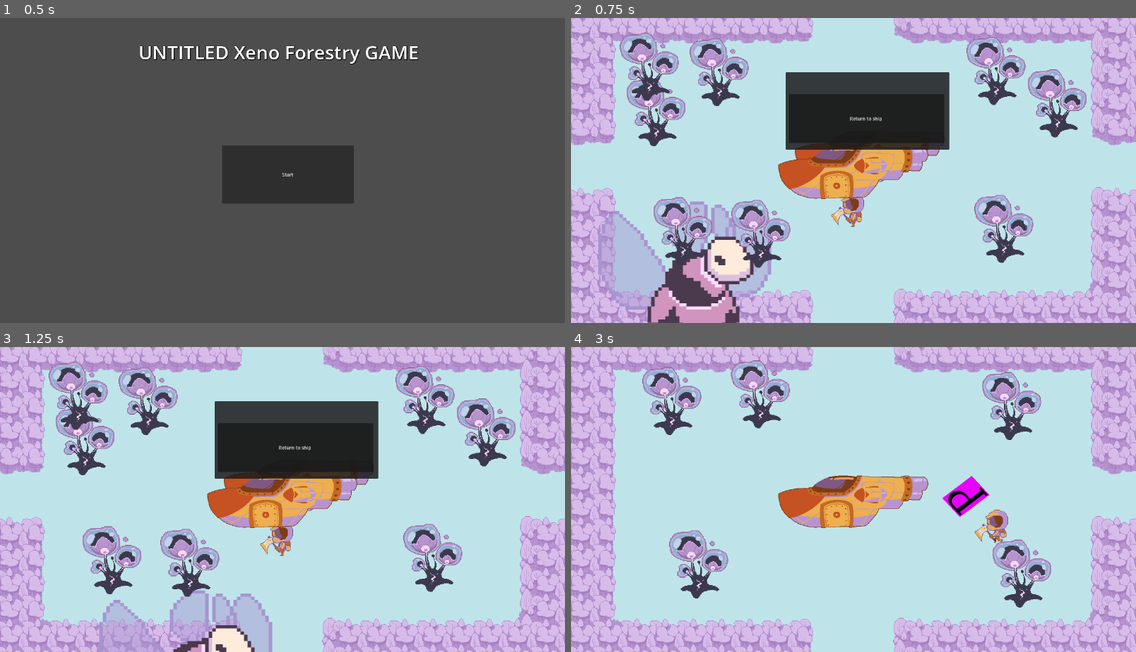
Above: before the commit, frames 1-4 (two rows, left to right).
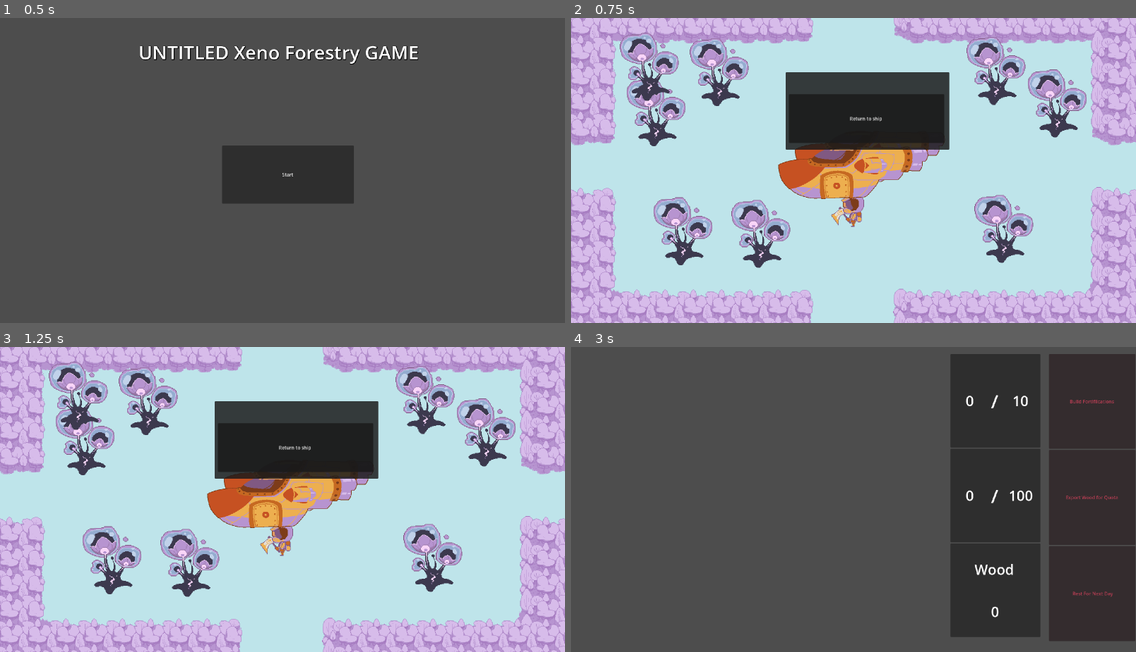
Above: after the commit, the same moments.

Repository: ErdrickBelmont/Buddy_Jam_2024_Team_4
Game: Godot game, scene res://scenes/start_screen.tscn
Two runs of this game, one before a commit and one after it. Both use one fixed random seed, a clock stepped at 60 frames per second and the inputs below.
Inputs (mouse positions are in pixels of both pictures, inside the frame that each line leads up to):
- Up to frame 1 (0.5 s): no input
- Up to frame 2 (0.75 s): click "Start" at 0.5 s
- Up to frame 3 (1.25 s): no input
- Up to frame 4 (3 s): move the mouse to (977, 484) at 1.27 s; hold D (ui_right) 1.28-2.78 s; click (977, 484) at 1.35 s; tap W (ui_up) at 1.52, 2.27 s; move the mouse to (740, 514) at 2.02 s; click (740, 514) at 2.1 s; move the mouse to (910, 432) at 2.77 s; hold A (ui_left) from 2.78 s (still down); click (910, 432) at 2.85 s

Frame 1 is identical in both runs. In frame 2, 6.7% of the frame differs, in the area x 4-36%, y 60-100%; in frame 3, 3.1%; in frame 4, 99%, in the area x 0-100%, y 0-100%.

Commit message:
remove stray bug

Diff:
--- a/BuddyJam2023_Tree_Game/scenes/areas/area_center.tscn
+++ b/BuddyJam2023_Tree_Game/scenes/areas/area_center.tscn
@@ -6,7 +6,6 @@
 [ext_resource type="PackedScene" uid="uid://o2ccda48gwcu" path="res://scenes/gates/gate_left.tscn" id="4_ov83d"]
 [ext_resource type="PackedScene" uid="uid://ds7p6hy846akj" path="res://scenes/gates/gate_right.tscn" id="5_mobtu"]
 [ext_resource type="PackedScene" uid="uid://b3c68g48cbkj8" path="res://scenes/gates/gate_up.tscn" id="6_0fejp"]
-[ext_resource type="PackedScene" uid="uid://uebyoy3nrbnk" path="res://scenes/bug.tscn" id="7_tc4fm"]
 
 [node name="Area" type="Node2D"]
 
@@ -27,6 +26,3 @@
 
 [node name="GateUp" parent="." instance=ExtResource("6_0fejp")]
 position = Vector2(0, -750)
-
-[node name="Bug" parent="." instance=ExtResource("7_tc4fm")]
-position = Vector2(-860, 409)
Not shown: 1 places in BuddyJam2023_Tree_Game/scenes/areas/area_center.tscn that only renumber resources
